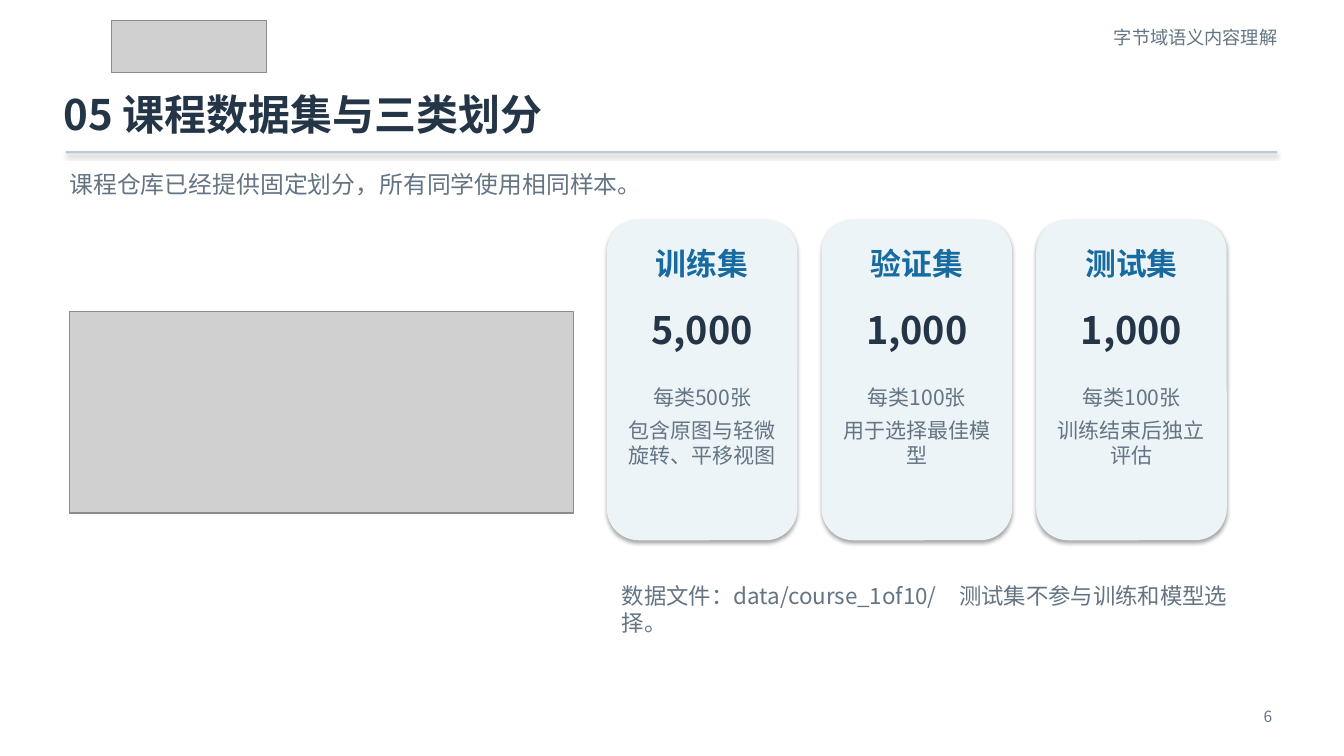
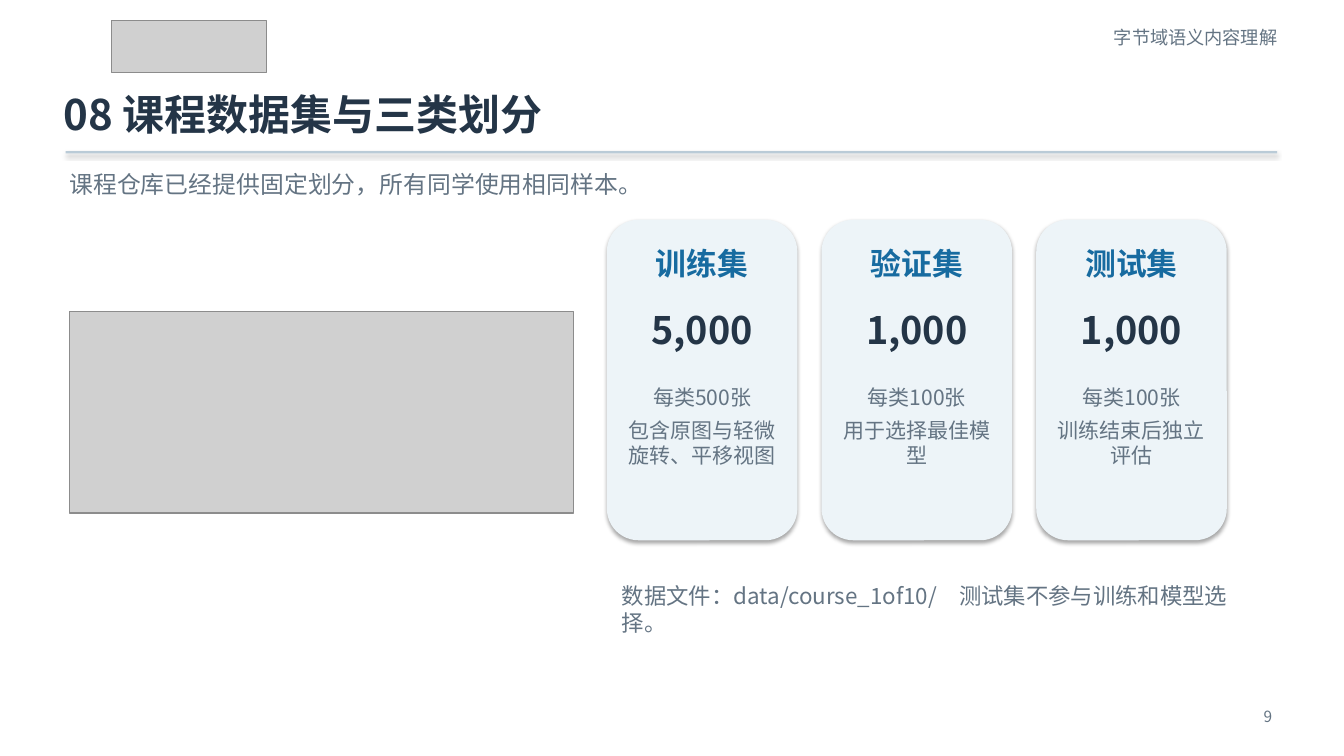
Before and after one commit to Franklin-L/byteformer-mnist-course, a slide deck: slide 9 of docs/ByteFormer_MNIST_零基础实验课.pptx (slide 6 before the commit). Drawn at 1344x756 pixels with LibreOffice and Linux fonts; fonts in the diff are those of the drawing; grey boxes stand for pictures. Boxes give left, top, right and bottom in pixels: in the first picture for what was removed or moved away, otherwise in the second. Text is boxed around its words. In the diff, an @@ line names an element or a change of style, - is before the commit and + after.

```diff
--- a/docs/ByteFormer_MNIST_零基础实验课.pptx
+++ b/docs/ByteFormer_MNIST_零基础实验课.pptx
@@ text at [63, 94, 543, 134]: text changed @@
-05 课程数据集与三类划分
+08 课程数据集与三类划分
@@ text at [1264, 710, 1273, 722]: text changed @@
-6
+9
```
Also in this commit, not shown: 13 other slides changed, 4 slides added, 1 slide removed, 9 other files.
